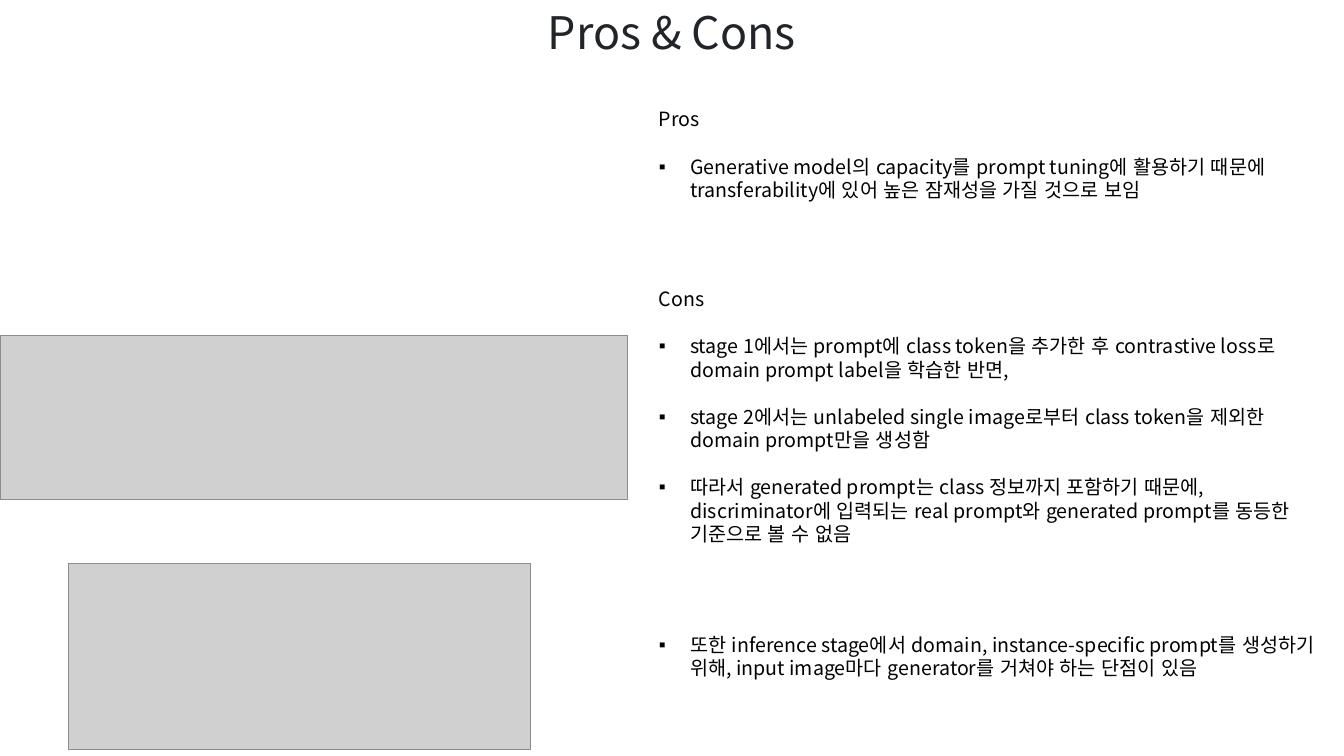
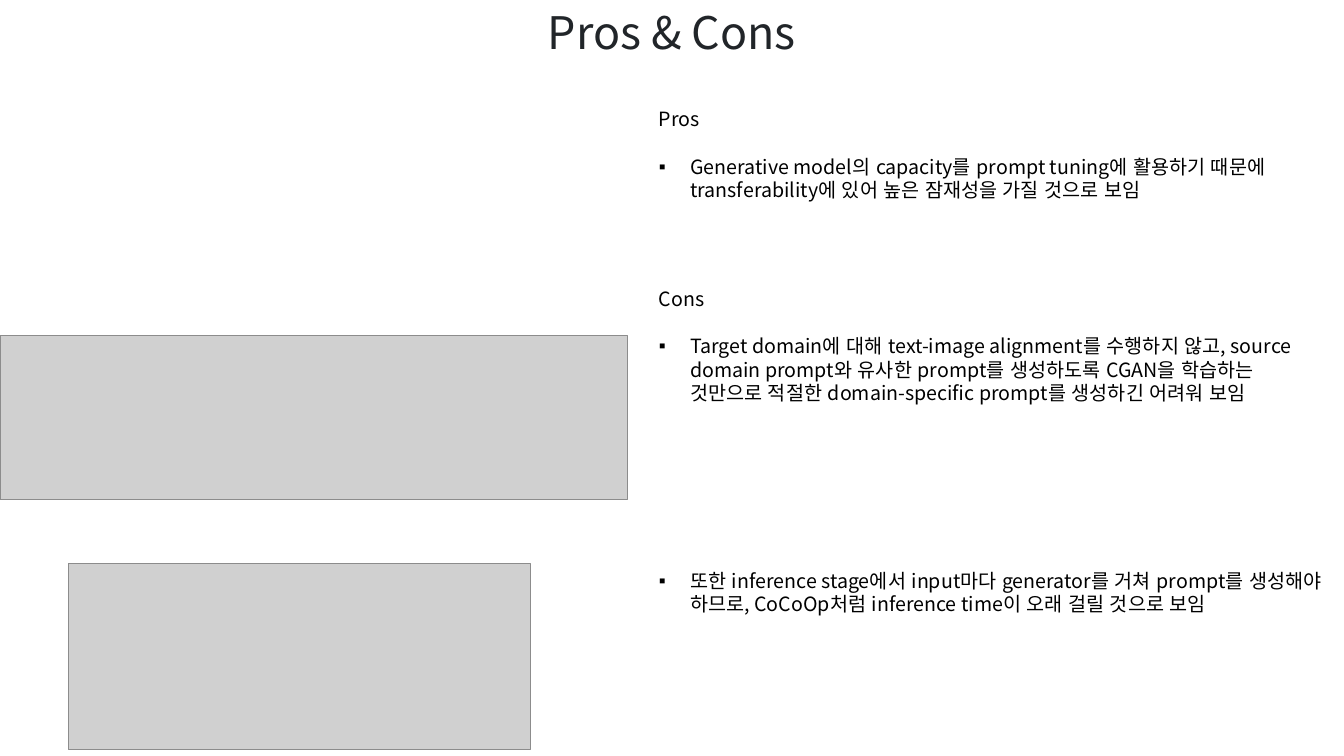
Before and after one commit to hbcho03/cvpr, a slide deck: slide 17 of CVPR/논문/DA(ECCV) PPT.pptx. Drawn at 1344x756 pixels with LibreOffice and Linux fonts; fonts in the diff are those of the drawing; grey boxes stand for pictures. Boxes give left, top, right and bottom in pixels: in the first picture for what was removed or moved away, otherwise in the second. Text is boxed around its words. In the diff, an @@ line names an element or a change of style, - is before the commit and + after.

```diff
--- a/CVPR/논문/DA(ECCV) PPT.pptx
+++ b/CVPR/논문/DA(ECCV) PPT.pptx
@@ text at (690,336,1292,405): text changed @@
-▪ stage 1에서는 prompt에 class token을 추가한 후 contrastive loss로 domain prompt label을 학습한 반면,
-▪ stage 2에서는 unlabeled single image로부터 class token을 제외한 domain prompt만을 생성함
-▪ 따라서 generated prompt는 class 정보까지 포함하기 때문에, discriminator에 입력되는 real prompt와 generated prompt를 동등한 기준으로 볼 수 없음
+▪ Target domain에 대해 text-image alignment를 수행하지 않고, source domain prompt와 유사한 prompt를 생성하도록 CGAN을 학습하는 것만으로 적절한 domain-specific prompt를 생성하긴 어려워 보임
@@ text at (690,571,1321,616): text changed @@
-▪ 또한 inference stage에서 domain, instance-specific prompt를 생성하기 위해, input image마다 generator를 거쳐야 하는 단점이 있음
+▪ 또한 inference stage에서 input마다 generator를 거쳐 prompt를 생성해야 하므로, CoCoOp처럼 inference time이 오래 걸릴 것으로 보임
```
Also in this commit, not shown: 14 other slides changed.
